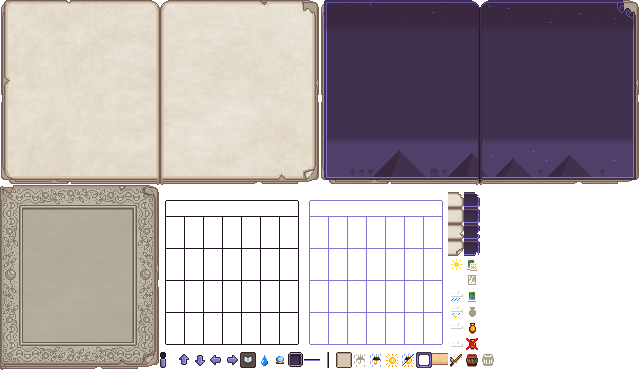
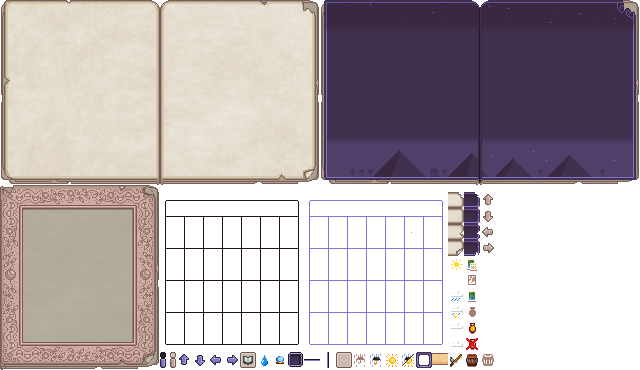
Layered file, before and after one edit (640 × 370). Changes by layer:
added group "Vintage Interface 1" with 41 layers above "Vintage Interface 2" over [left=1, top=186, right=494, bottom=368]
added group "Icons" (1st of 2, in "Vintage Interface 1") with 12 layers in group "Vintage Interface 1" over [left=354, top=269, right=494, bottom=367]
added layer "Rainy Faded" (1st of 3, in "Vintage Interface 1" › "Icons") in group "Icons" over [left=354, top=354, right=365, bottom=367]
added layer "Faded Crab Pot" (1st of 3, in "Vintage Interface 1" › "Icons") in group "Icons" over [left=482, top=354, right=494, bottom=366]
added group "UI Widgets" (1st of 2, in "Vintage Interface 1") with 10 layers in group "Vintage Interface 1" over [left=170, top=352, right=407, bottom=368]
added layer "Menu Button" (1st of 2, in "Vintage Interface 1" › "UI Widgets") in group "UI Widgets" over [left=240, top=352, right=256, bottom=368]
added group "Custom Scroll" (1st of 2, in "Vintage Interface 1") with 6 layers in group "Vintage Interface 1" over [left=170, top=194, right=494, bottom=368]
added layer "Up Arrow" (1st of 2, in "Vintage Interface 1" › "Custom Scroll") in group "Custom Scroll" over [left=483, top=194, right=493, bottom=205]
added layer "Layer 4" (1st of 2, in "Vintage Interface 1") (color, 80%) in group "Vintage Interface 1" over [left=1, top=186, right=412, bottom=366]
added layer "Cover copy" (1st of 2, in "Vintage Interface 1") in group "Vintage Interface 1" over [left=1, top=186, right=494, bottom=368]
added layer "Alternative Cover copy" (1st of 2, in "Vintage Interface 1") in group "Vintage Interface 1" over [left=1, top=186, right=155, bottom=366]
added layer "Page Button" (1st of 2, in "Vintage Interface 1") in group "Vintage Interface 1" over [left=336, top=352, right=352, bottom=368]
hid group "Vintage Interface 2" (41 layers) over [left=1, top=186, right=494, bottom=368]
…and 12 more changes (12 added)
